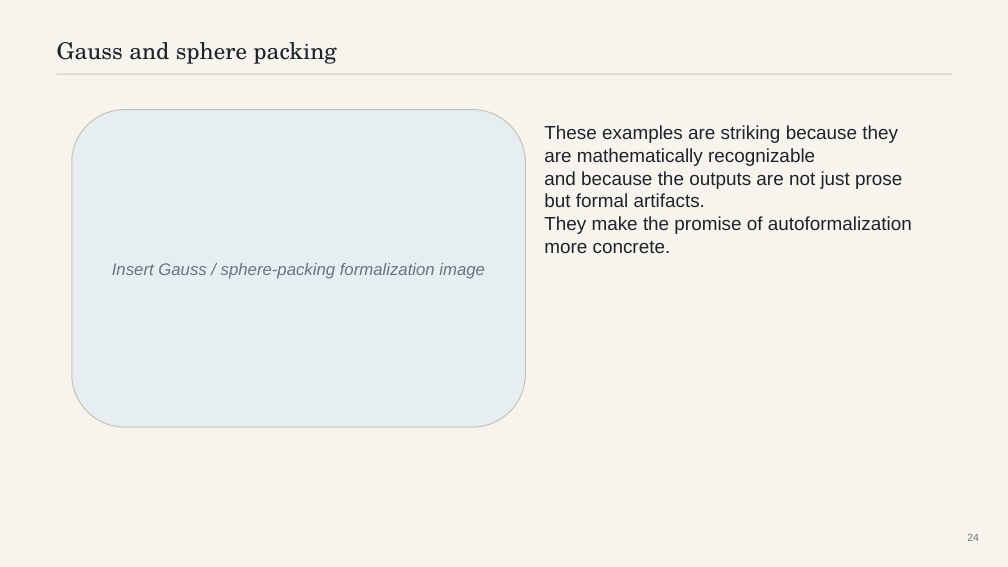
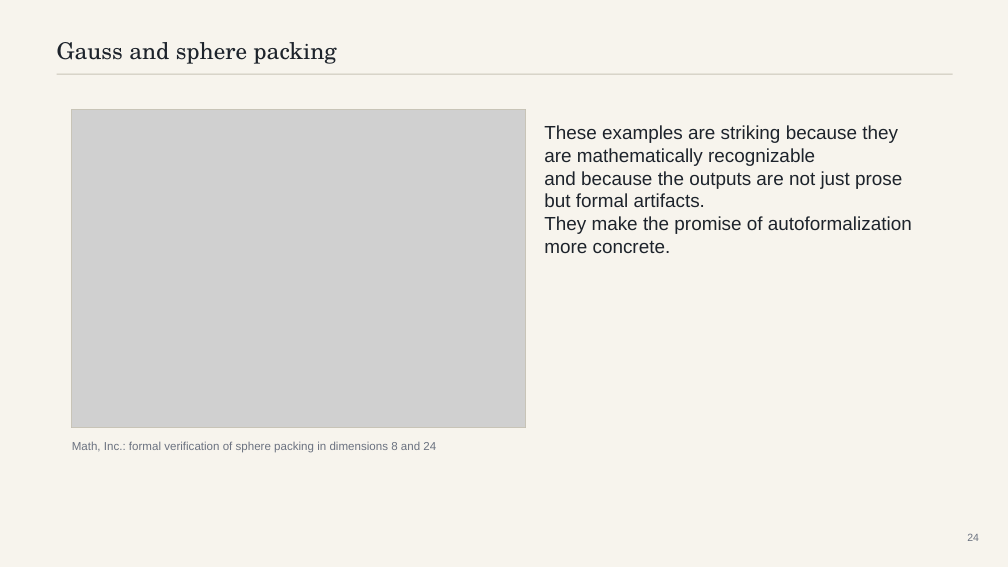
Before and after one commit to mattrobball/2026_03_09-colloquium, a slide deck: slide 24 of deck/should-you-trust-an-ai-mathematician.pptx. Drawn at 1008x567 pixels with LibreOffice and Linux fonts; fonts in the diff are those of the drawing; grey boxes stand for pictures. Boxes give left, top, right and bottom in pixels: in the first picture for what was removed or moved away, otherwise in the second. Text is boxed around its words. In the diff, an @@ line names an element or a change of style, - is before the commit and + after.

```diff
--- a/deck/should-you-trust-an-ai-mathematician.pptx
+++ b/deck/should-you-trust-an-ai-mathematician.pptx
@@ rectangle: place and size @@
-rectangle at box(112, 263, 485, 279)
+rectangle at box(72, 110, 526, 427)
@@ rectangle at box(72, 110, 526, 427): outline none to #C8C4B7 1 pt @@
@@ rounded rectangle removed at box(72, 110, 526, 427) @@
@@ picture added at box(72, 110, 526, 427) @@
@@ text in rectangle at box(112, 263, 485, 279): text removed @@
-Insert Gauss / sphere-packing formalization image
@@ text added at box(72, 441, 436, 453), 11 pt, text #6B7280 @@
+Math, Inc.: formal verification of sphere packing in dimensions 8 and 24
```
Also in this commit, not shown: 6 other slides changed, 1 slide added, 1 slide removed, 6 other files.
